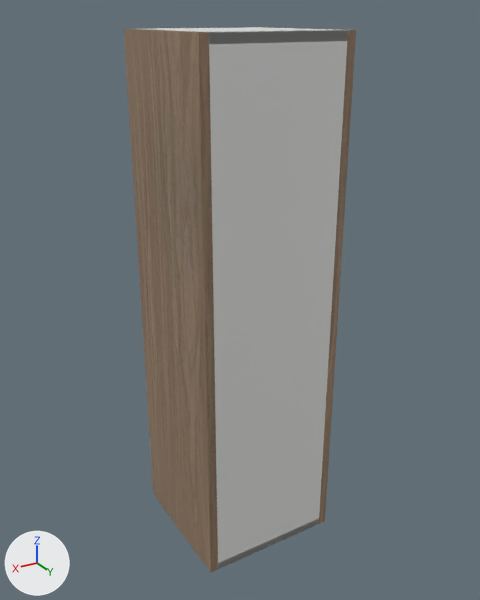
Two versions of the glTF model storefront/public/cabinet-inventory/models/oppein-pb-mnw-w1242.glb, one commit apart.
Before and after are seen from a 50 mm lens placed at (0.804, 0.953, 1.091), pointed at (0.142, -0.15, 0.54). Arrows for +X, +Y and +Z are at lower left; the lights stay in place. The picture after the commit comes second. Where no turn or scale is listed for an object, it has been applied to the vertices.

Script lines for the objects in view, before the commit:
```python
me_cube = bpy.data.meshes.new('Cube')
me_cube.from_pydata(...)  # 56 vertices, 108 faces; spans x -0.009..0.009, y -0.142..0.142, z -0.533..0.533
me_cube.materials.append(mat_supplier_finish___natural_wood)  # picture img_oak
me_cube_001 = bpy.data.meshes.new('Cube.001')
me_cube_001.from_pydata(...)  # 56 vertices, 108 faces; spans x -0.009..0.009, y -0.142..0.142, z -0.533..0.533
me_cube_001.materials.append(mat_supplier_finish___natural_wood)  # picture img_oak
me_cube_002 = bpy.data.meshes.new('Cube.002')
me_cube_002.from_pydata(...)  # 56 vertices, 108 faces; spans x -0.134..0.134, y -0.006..0.006, z -0.533..0.533
me_cube_002.materials.append(mat_cabinet_interior___visual_interpretation)  # white #e5e6e3
ob_cabinet_back = bpy.data.objects.new('Cabinet back', me_cube_002)
ob_cabinet_back.location = (0.152, -0.006, 0.533)
ob_cabinet_side = bpy.data.objects.new('Cabinet side', me_cube)
ob_cabinet_side.location = (0.009, -0.142, 0.533)
ob_cabinet_side_001 = bpy.data.objects.new('Cabinet side.001', me_cube_001)
ob_cabinet_side_001.location = (0.296, -0.142, 0.533)
# also in view: 'Cabinet top' at (0.152, -0.142, 1.058); 'Door' at (0.152, -0.295, 0.533)
```
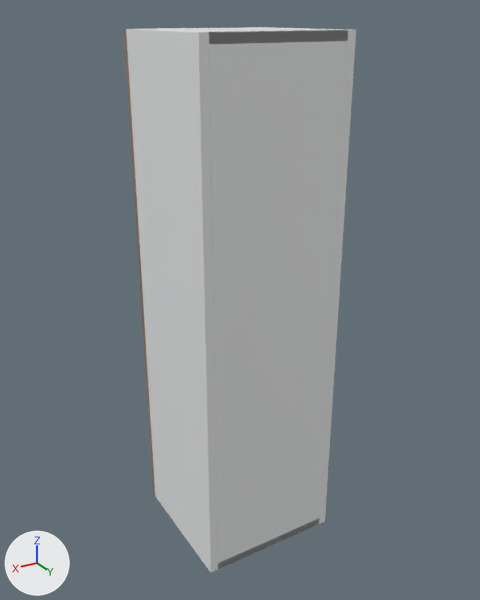
Diff of the bpy script that builds the scene:
```diff
--- a/storefront/public/cabinet-inventory/models/oppein-pb-mnw-w1242.glb.py
+++ b/storefront/public/cabinet-inventory/models/oppein-pb-mnw-w1242.glb.py
@@ mat_white_cabinet_carcass @@
+mat_white_cabinet_carcass = principled_material('White cabinet carcass')
+mat_white_cabinet_carcass.base_color = (0.82, 0.83, 0.835)  # white #eaebec
+mat_white_cabinet_carcass.roughness = 0.48
@@ me_cube @@
 me_cube.from_pydata(...)  # 56 vertices, 108 faces; spans x -0.009..0.009, y -0.142..0.142, z -0.533..0.533
-me_cube.materials.append(mat_supplier_finish___natural_wood)  # picture img_oak
+me_cube.materials.append(mat_white_cabinet_carcass)  # white #eaebec
@@ me_cube_001 @@
 me_cube_001.from_pydata(...)  # 56 vertices, 108 faces; spans x -0.009..0.009, y -0.142..0.142, z -0.533..0.533
-me_cube_001.materials.append(mat_supplier_finish___natural_wood)  # picture img_oak
+me_cube_001.materials.append(mat_white_cabinet_carcass)  # white #eaebec
```

What differs and where, as boxes (x1, y1, x2, y2) in the pictures (480 x 600 px):
'Cabinet side.001', recoloured (brown to white): (126, 29, 218, 572) in both
'Cabinet side', recoloured: (263, 27, 356, 524) in both
